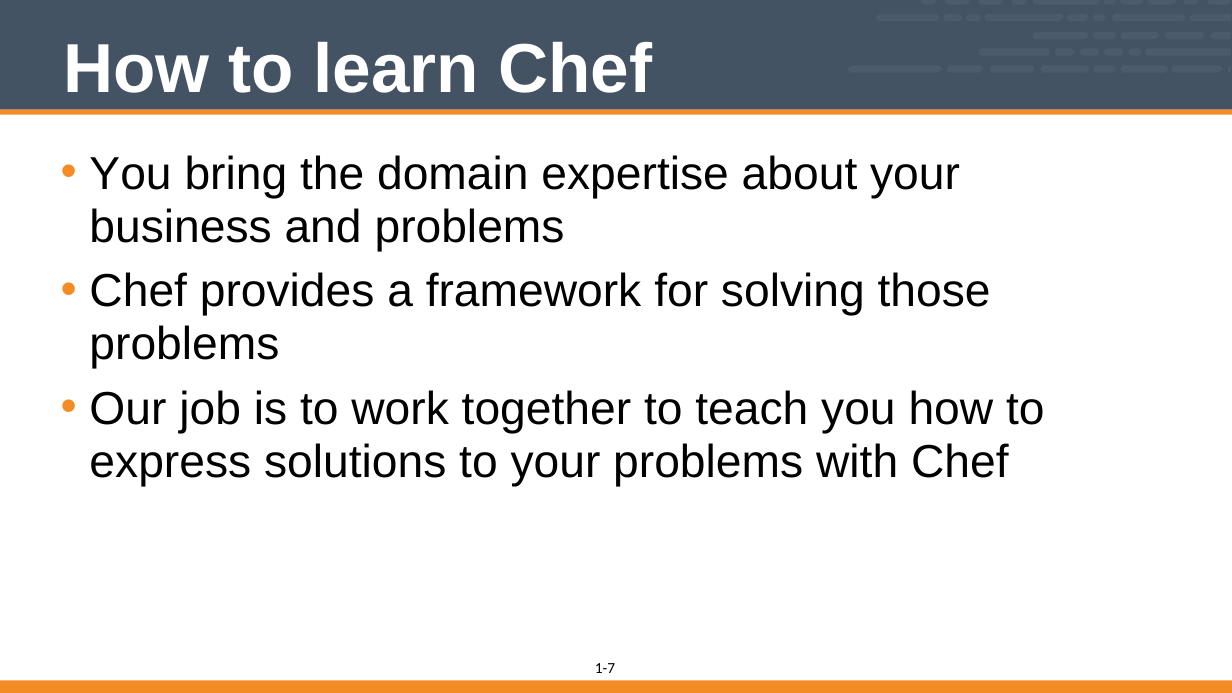
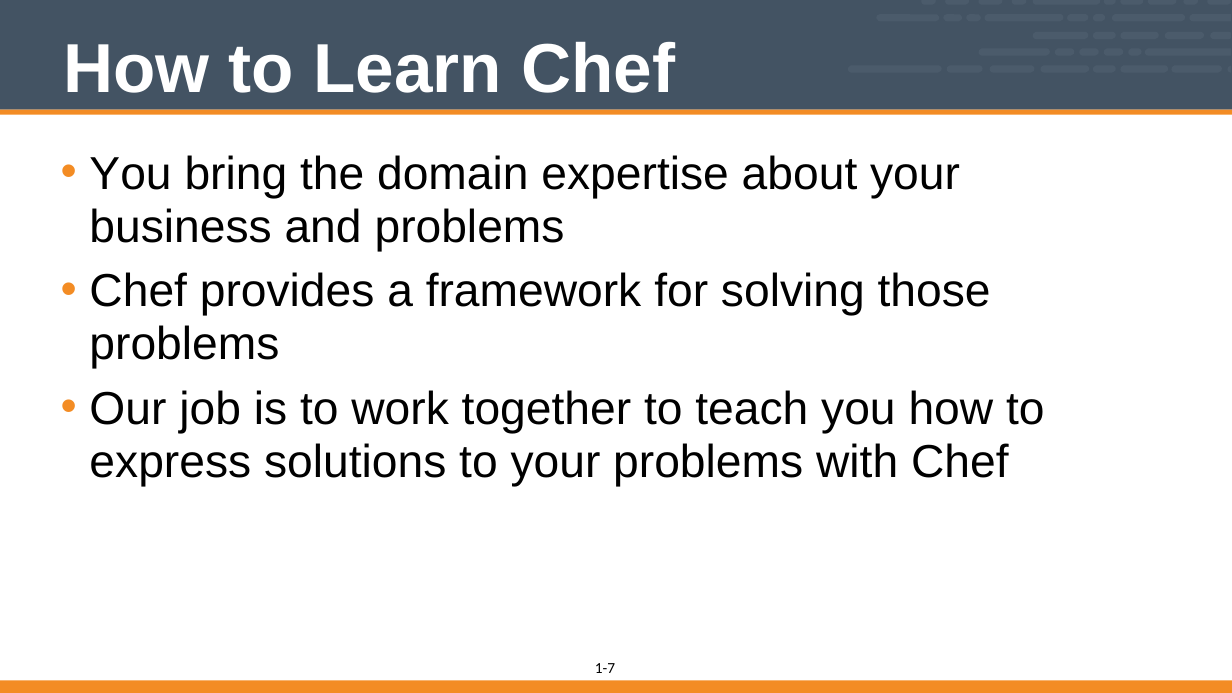
Before and after one commit to vinyar/chef-intermediate, a slide deck: slide 7 of 01-intro.pptx. Drawn at 1232x693 pixels with LibreOffice and Linux fonts; fonts in the diff are those of the drawing. Boxes give left, top, right and bottom in pixels: in the first picture for what was removed or moved away, otherwise in the second. Text is boxed around its words. In the diff, an @@ line names an element or a change of style, - is before the commit and + after.

Commit message:
Fixed font on 1-16 and title cases throughout

```diff
--- a/01-intro.pptx
+++ b/01-intro.pptx
@@ title at (64,41,675,93): text changed @@
-How to learn Chef
+How to Learn Chef
```
Also in this commit, not shown: 4 other slides changed.
